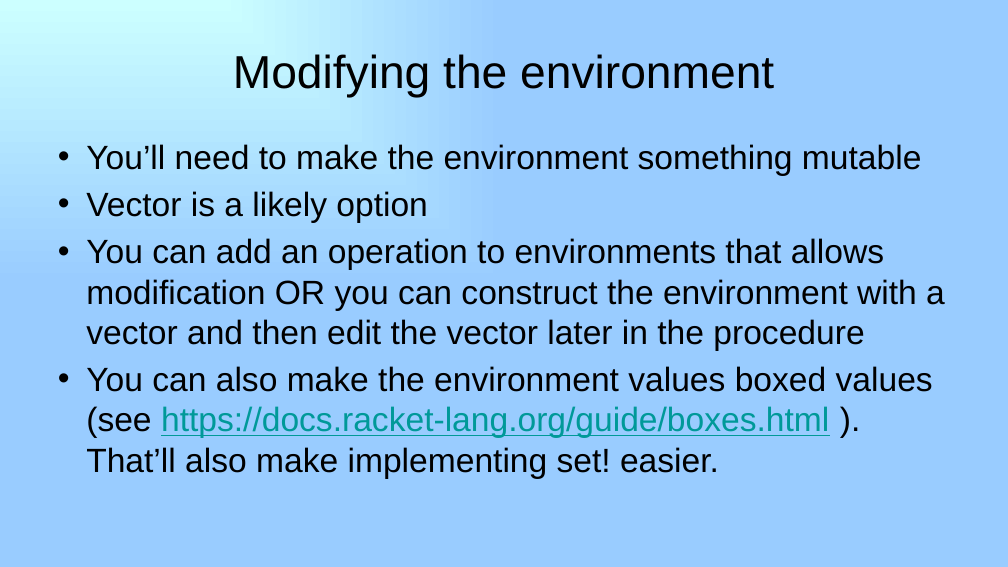
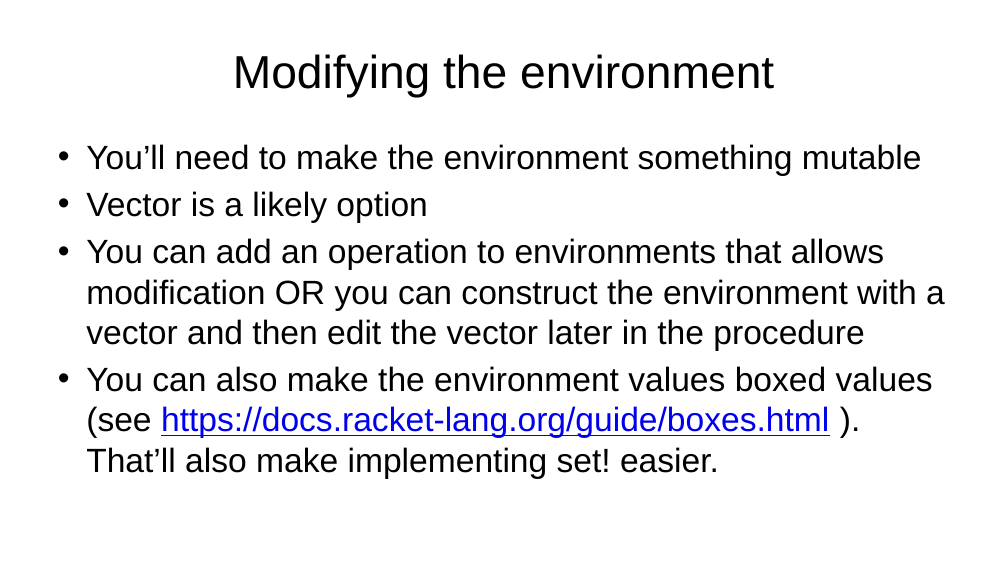
Before and after one commit to RHIT-CSSE/csse304, a slide deck: slide 4 of ClassMaterials/CPSMore2/25-letrec-In-Interpreter.pptx (slide 3 before the commit). Drawn at 1008x567 pixels with LibreOffice and Linux fonts; fonts in the diff are those of the drawing. Boxes give left, top, right and bottom in pixels: in the first picture for what was removed or moved away, otherwise in the second. Text is boxed around its words. In the diff, an @@ line names an element or a change of style, - is before the commit and + after.

```diff
--- a/ClassMaterials/CPSMore2/25-letrec-In-Interpreter.pptx
+++ b/ClassMaterials/CPSMore2/25-letrec-In-Interpreter.pptx
@@ background gradient #CCFFFF to #99CCFF to #FFFFFF @@
@@ text "You’ll need to make the ..." at bbox=[86, 144, 945, 479]: text colour #009999 to #0000EE in "https://docs.racket-lang.org/guide/boxes.html" @@
```
Also in this commit, not shown: 3 other slides changed, 2 slides added, 1 slide removed, 5 other files.
